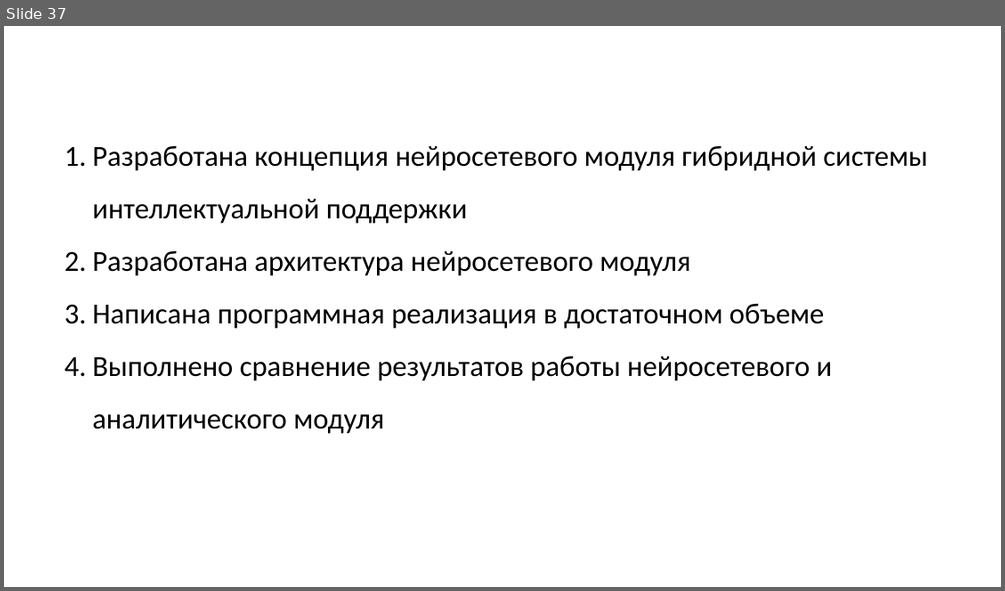
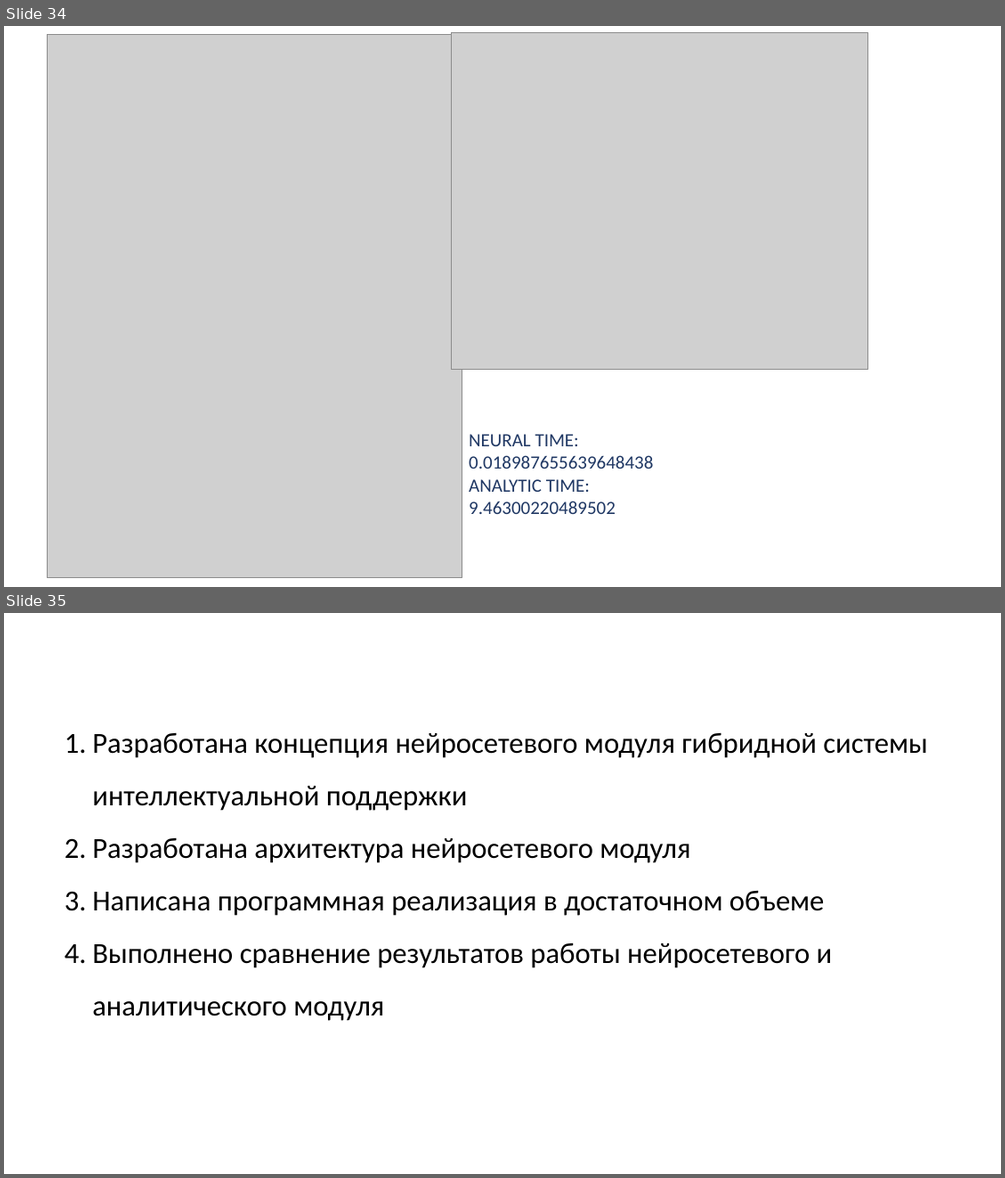
Before and after one commit to sevoster/hybrid-decision-making-system, a slide deck: docs/Синтетическая Презентация.pptx. Shown one above the other, each under a label of ours: slide 37 before the commit, slides 34 and 35 after it. The pictures are 1005x591 and 1005x1178 pixels, drawn with LibreOffice and Linux fonts; fonts in the diff are those of the drawing; grey boxes stand for pictures. Boxes give left, top, right and bottom in pixels: in the first picture for what was removed or moved away, otherwise in the second. Text is boxed around its words. In the diff, an @@ line names an element or a change of style, - is before the commit and + after.

```diff
--- a/docs/Синтетическая Презентация.pptx
+++ b/docs/Синтетическая Презентация.pptx
@@ slide 34 added at (x1=4, y1=26, x2=1001, y2=587), background #FFFFFF @@
@@ picture added at (x1=48, y1=34, x2=461, y2=578) @@
@@ picture added at (x1=451, y1=32, x2=867, y2=370) @@
@@ text added at (x1=469, y1=434, x2=653, y2=514), 18 pt, text #203864 @@
+NEURAL TIME:
+0.018987655639648438
+ANALYTIC TIME:
+9.46300220489502
@@ what was slide 37 is now slide 35 @@
```
Also in this commit, not shown: 2 slides changed, 1 other slide added, 3 slides removed, 14 other files.
